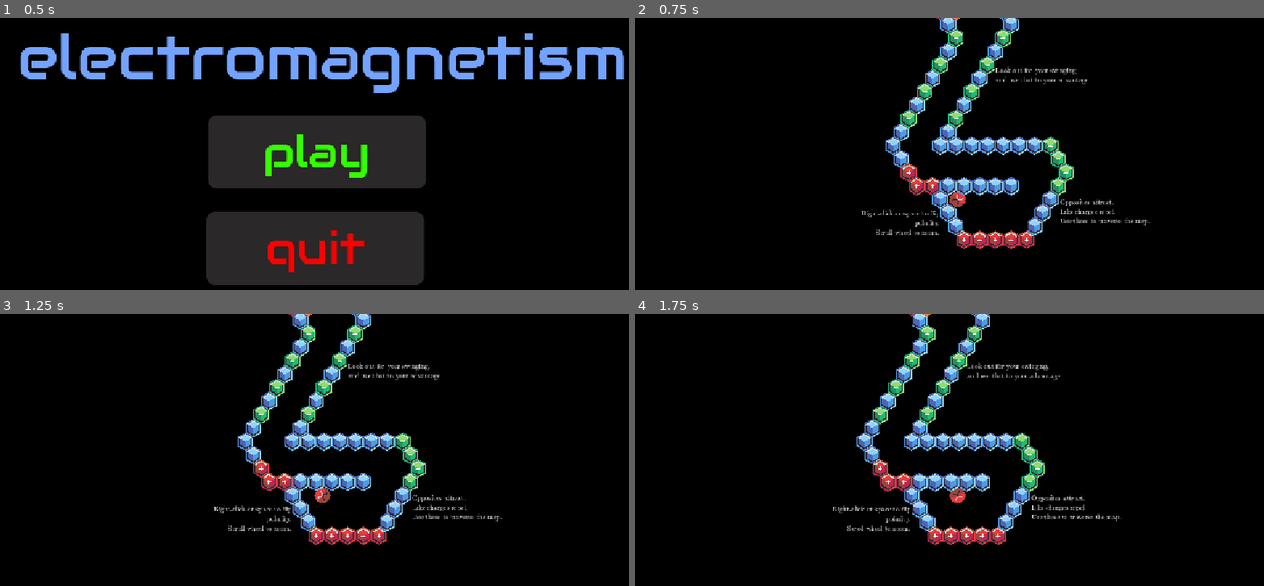
Above: before the commit, frames 1-4 (two rows, left to right).
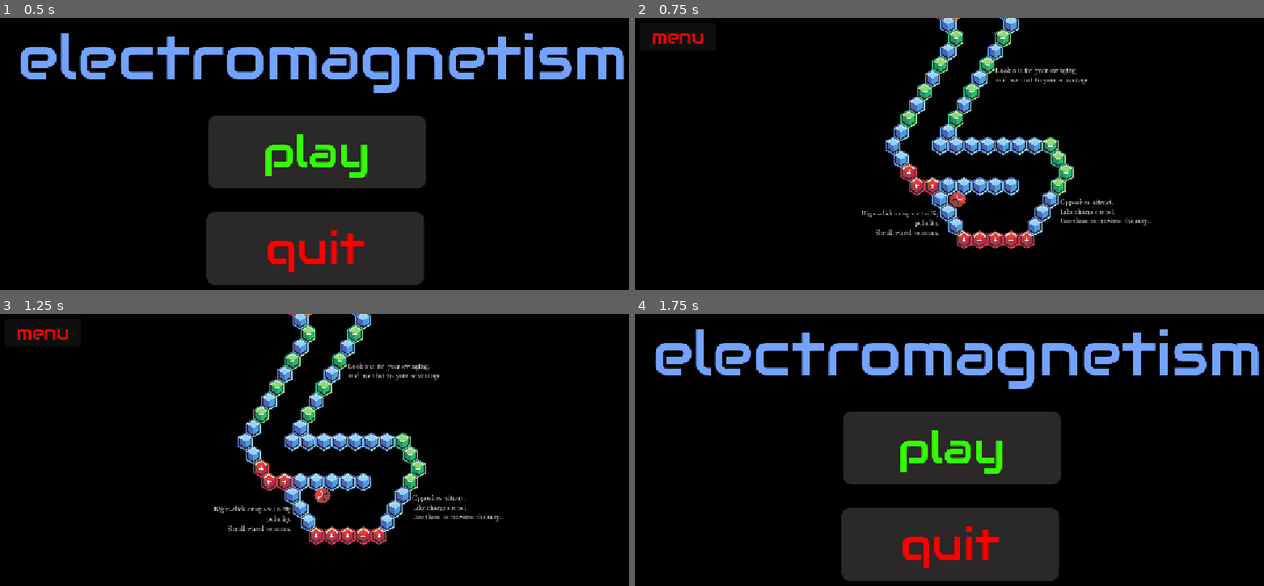
Above: after the commit, the same moments.

Repository: alstocras/electromagnetic-maze
Game: Godot game, scene res://src/scenes/main.tscn
Two runs of this game, one before a commit and one after it. Both use one fixed random seed, a clock stepped at 60 frames per second and the inputs below.
Inputs (mouse positions are in pixels of both pictures, inside the frame that each line leads up to):
- Up to frame 1 (0.5 s): no input
- Up to frame 2 (0.75 s): click "play" at 0.5 s
- Up to frame 3 (1.25 s): no input
- Up to frame 4 (1.75 s): click (679, 333) at 1.25 s, where only the run after the commit has a clickable "menu"

Frame 1 is identical in both runs. In frame 2, 0.2% of the frame differs, in the area x 2-11%, y 5-10%; in frame 3, 0.2%; in frame 4, 27%, in the area x 3-100%, y 0-99%.

Commit message:
added menu button in gameplay

Diff:
--- /dev/null
+++ b/src/scenes/level-0.gd
@@ -0,0 +1,5 @@
+extends Node2D
+
+
+func _on_menu_pressed() -> void:
+	get_tree().change_scene_to_file("res://src/scenes/main.tscn");
--- a/src/scenes/level0.tscn
+++ b/src/scenes/level0.tscn
@@ -1,12 +1,15 @@
 [gd_scene format=4 uid="uid://c2w8cga1xm3at"]
 
 [ext_resource type="PackedScene" uid="uid://cne8slcr7be5d" path="res://src/scenes/player.tscn" id="1_nmkr7"]
+[ext_resource type="Script" uid="uid://c3eo5d3i2byqs" path="res://src/scenes/level-0.gd" id="1_p76l6"]
 [ext_resource type="FontFile" uid="uid://cx6266nv0fn2g" path="res://assets/fonts/cmrm.ttf" id="3_f02tp"]
 [ext_resource type="TileSet" uid="uid://c8si0uxjeqxkl" path="res://src/scenes/level0.tres" id="3_tgtrw"]
 [ext_resource type="FontFile" uid="uid://cs81pnufyg2ef" path="res://assets/fonts/cmit.ttf" id="4_04g2k"]
 [ext_resource type="AudioStream" uid="uid://ccpv15wlely74" path="res://assets/audio/music/gameplay.ogg" id="5_f02tp"]
+[ext_resource type="FontFile" uid="uid://datd1nepkaruv" path="res://assets/fonts/Audiowide-Regular.ttf" id="7_otcpp"]
 
 [node name="Level0" type="Node2D" unique_id=334235768]
+script = ExtResource("1_p76l6")
 
 [node name="Player" parent="." unique_id=701928148 instance=ExtResource("1_nmkr7")]
 position = Vector2(294, 208)
@@ -53,3 +56,18 @@
 [node name="AudioStreamPlayer" type="AudioStreamPlayer" parent="." unique_id=1416970727]
 stream = ExtResource("5_f02tp")
 autoplay = true
+
+[node name="CanvasLayer" type="CanvasLayer" parent="." unique_id=1409787095]
+
+[node name="Menu" type="Button" parent="CanvasLayer" unique_id=253871081]
+offset_left = 10.0
+offset_top = 9.0
+offset_right = 145.0
+offset_bottom = 59.0
+theme_override_colors/font_color = Color(1, 0, 0, 1)
+theme_override_fonts/font = ExtResource("7_otcpp")
+theme_override_font_sizes/font_size = 32
+text = "menu"
+
+[connection signal="pressed" from="CanvasLayer/Menu" to="." method="_on_button_pressed"]
+[connection signal="pressed" from="CanvasLayer/Menu" to="." method="_on_menu_pressed"]
Not shown, added: src/scenes/level-0.gd.uid
